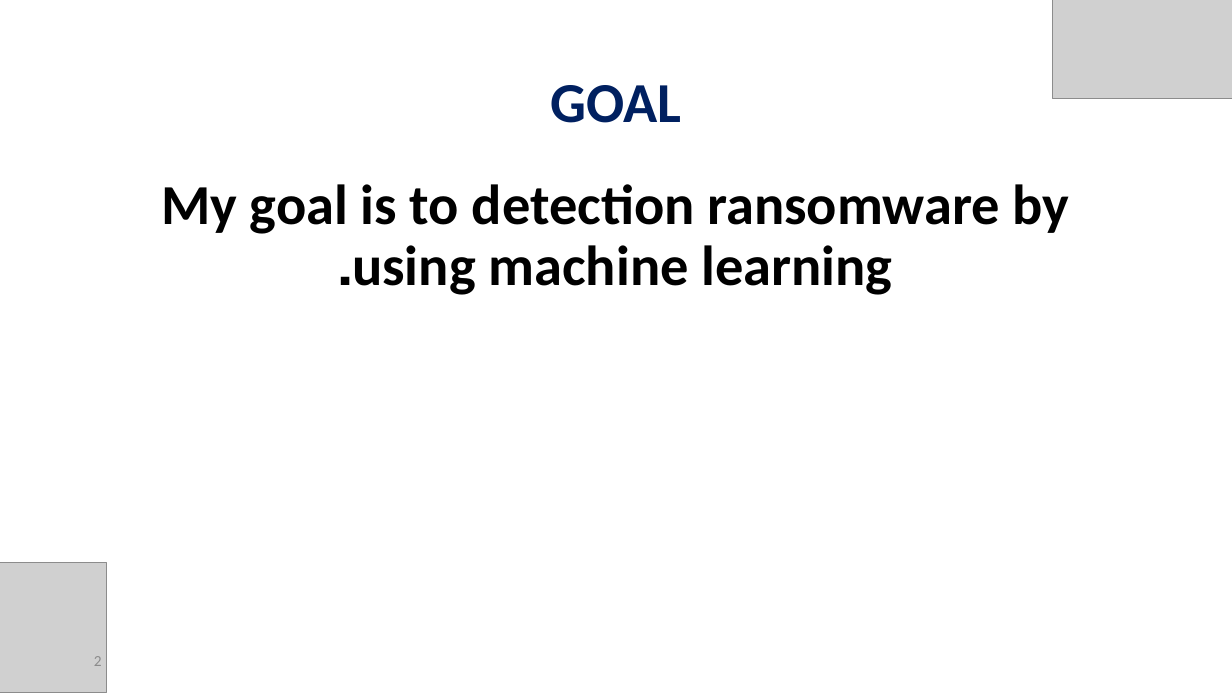
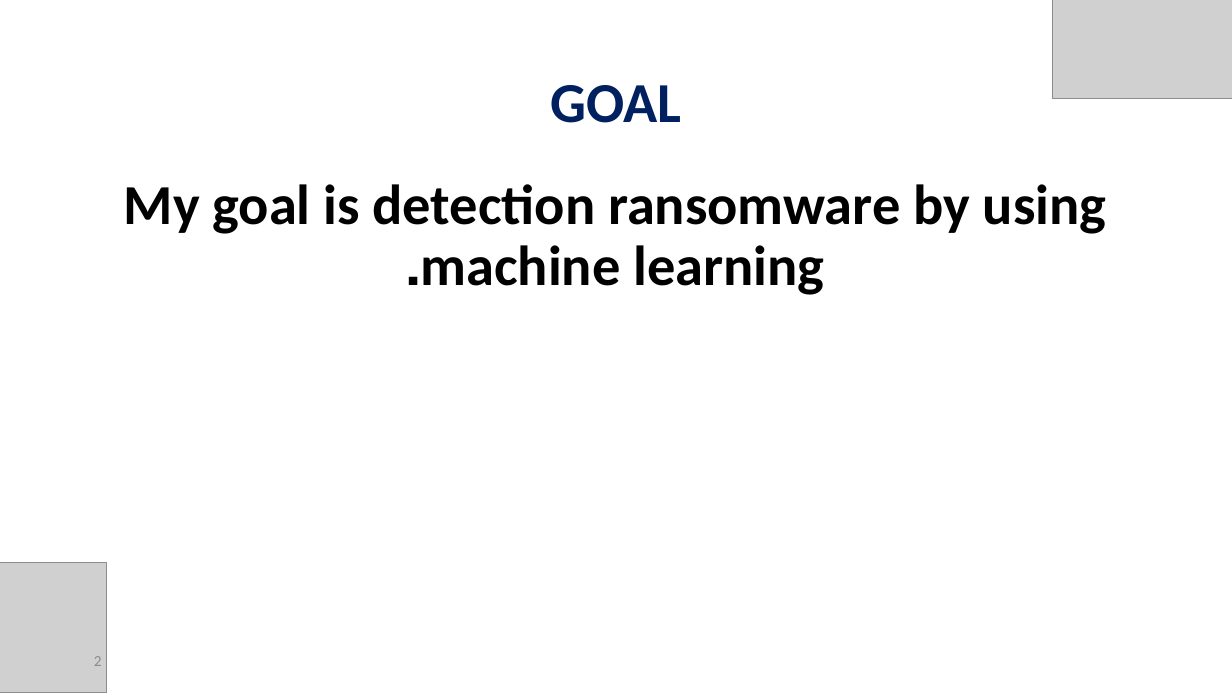
Before and after one commit to orelrahum/Ransomware_Code, a slide deck: slide 2 of Poster/Presentation.pptx. Drawn at 1232x693 pixels with LibreOffice and Linux fonts; fonts in the diff are those of the drawing; grey boxes stand for pictures. Boxes give left, top, right and bottom in pixels: in the first picture for what was removed or moved away, otherwise in the second. Text is boxed around its words. In the diff, an @@ line names an element or a change of style, - is before the commit and + after.

```diff
--- a/Poster/Presentation.pptx
+++ b/Poster/Presentation.pptx
@@ text at box(124, 184, 1107, 295): text changed @@
-My goal is to detection ransomware by using machine learning.
+My goal is detection ransomware by using machine learning.
```
Also in this commit, not shown: 2 other slides changed.
